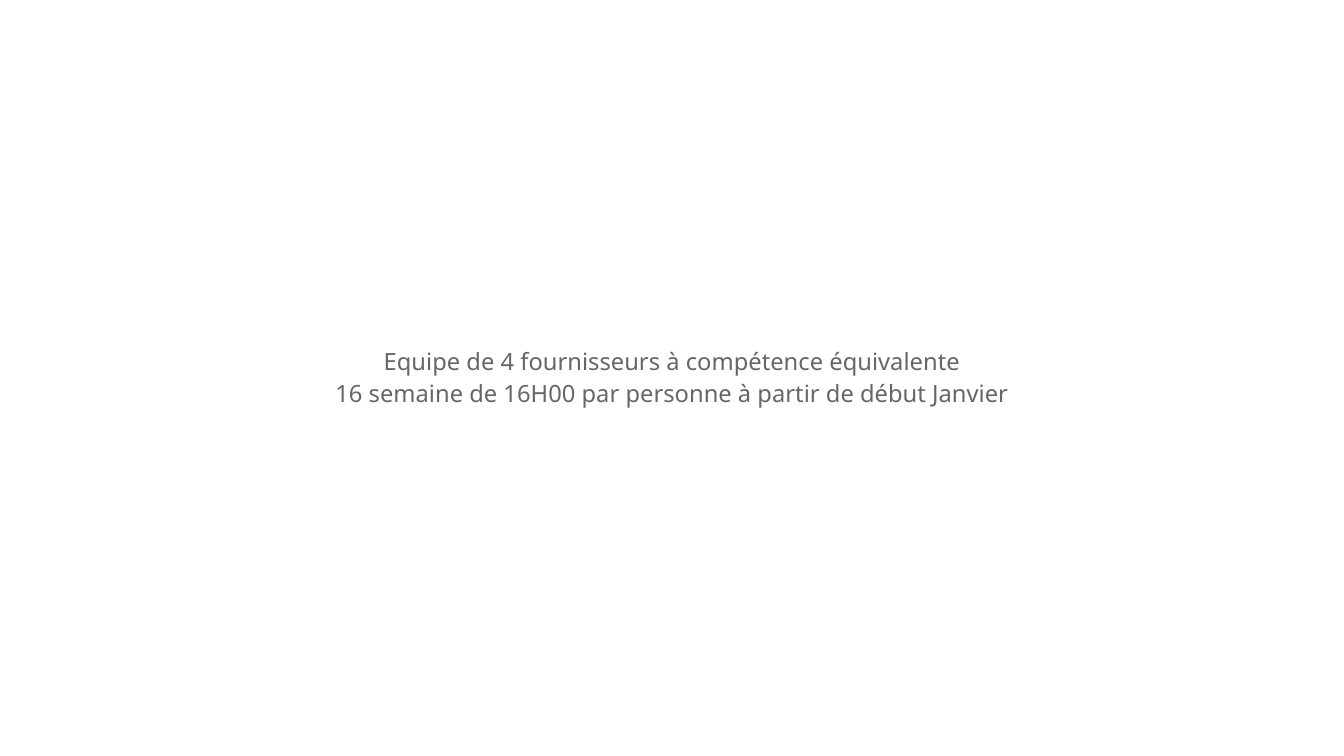
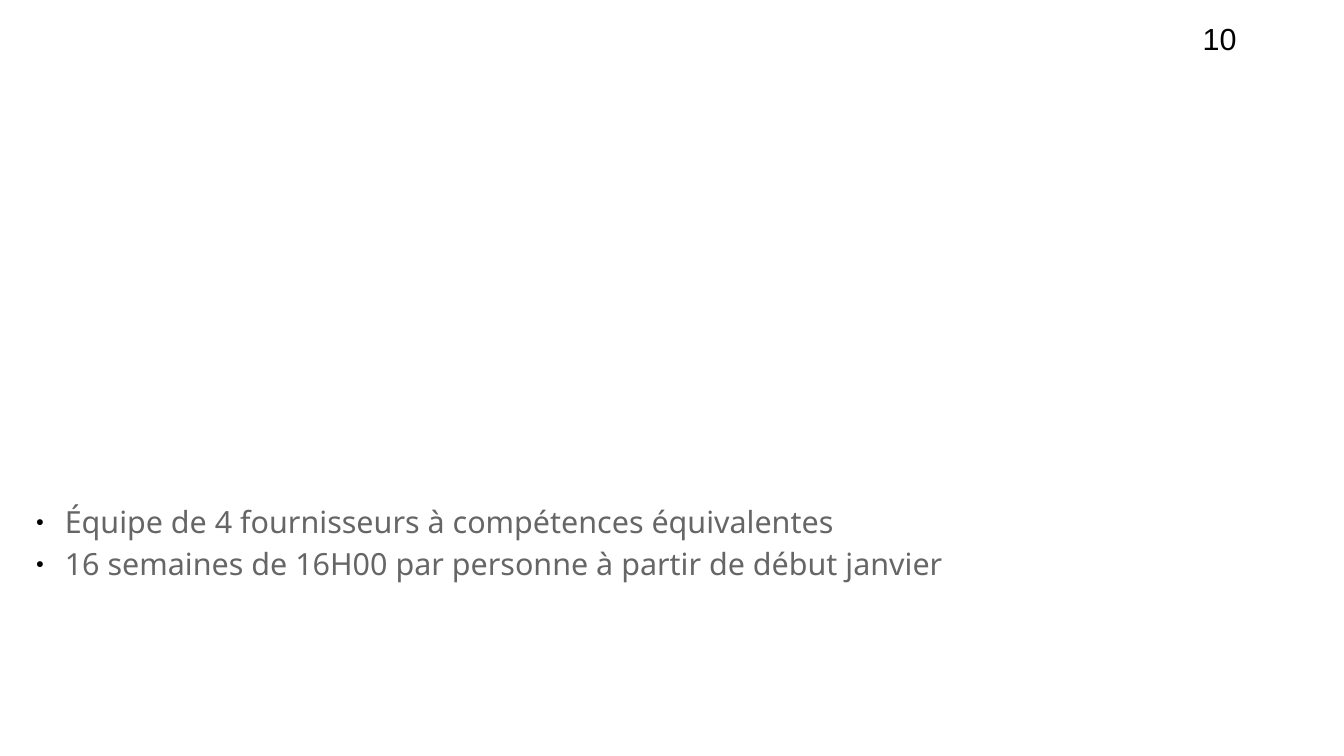
Before and after one commit to Szyckaa/UE-PROJET-DOCS-GESTION, a slide deck: slide 10 of Initialisation/Support de réunion de lancement.odp. Drawn at 1344x756 pixels with LibreOffice and Linux fonts; fonts in the diff are those of the drawing; background and template pictures are left out. Boxes give left, top, right and bottom in pixels: in the first picture for what was removed or moved away, otherwise in the second. Text is boxed around its words. In the diff, an @@ line names an element or a change of style, - is before the commit and + after.

```diff
--- a/Initialisation/Support de réunion de lancement.odp
+++ b/Initialisation/Support de réunion de lancement.odp
@@ page number added at [1203,28,1237,51], 18 pt, text #000000 @@
+10
@@ text "Équipe de 4 fournisseurs à ..." at [65,505,942,583]: vertical alignment top to middle @@
@@ text at [65,505,942,583]: text changed; size 14 to 18 pt @@
-Equipe de 4 fournisseurs à compétence équivalente
-16 semaine de 16H00 par personne à partir de début Janvier
+● Équipe de 4 fournisseurs à compétences équivalentes
+● 16 semaines de 16H00 par personne à partir de début janvier
```
Also in this commit, not shown: 31 other slides changed, 1 slide added, 13 slides removed, 4 other files.
